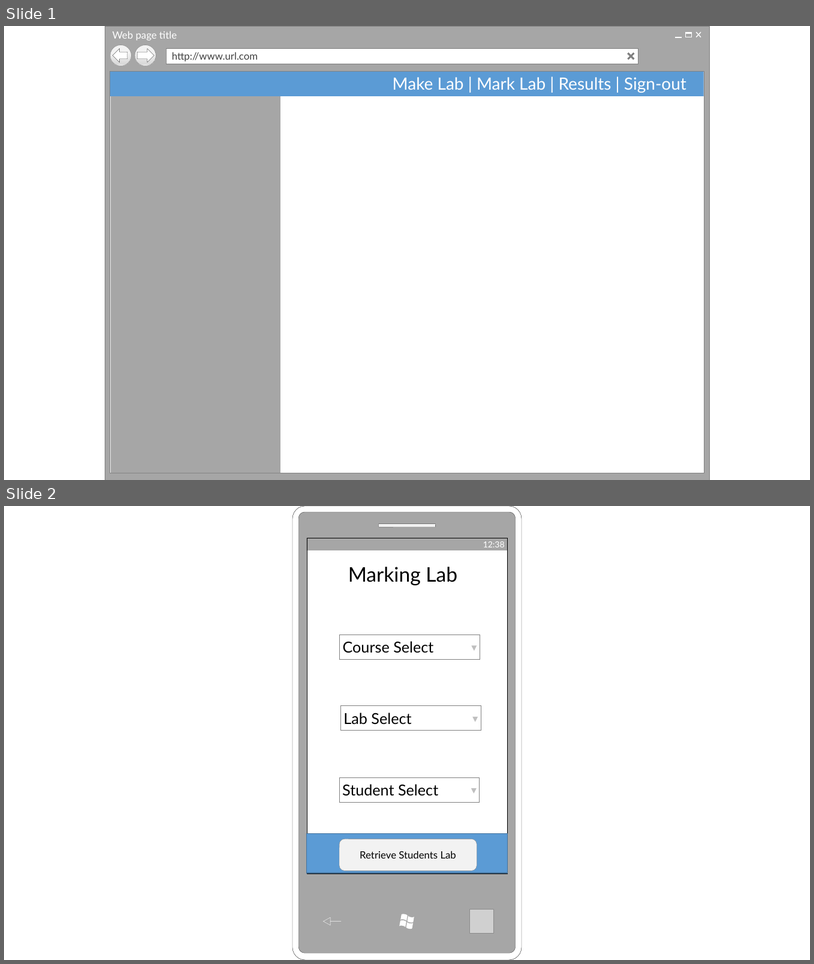
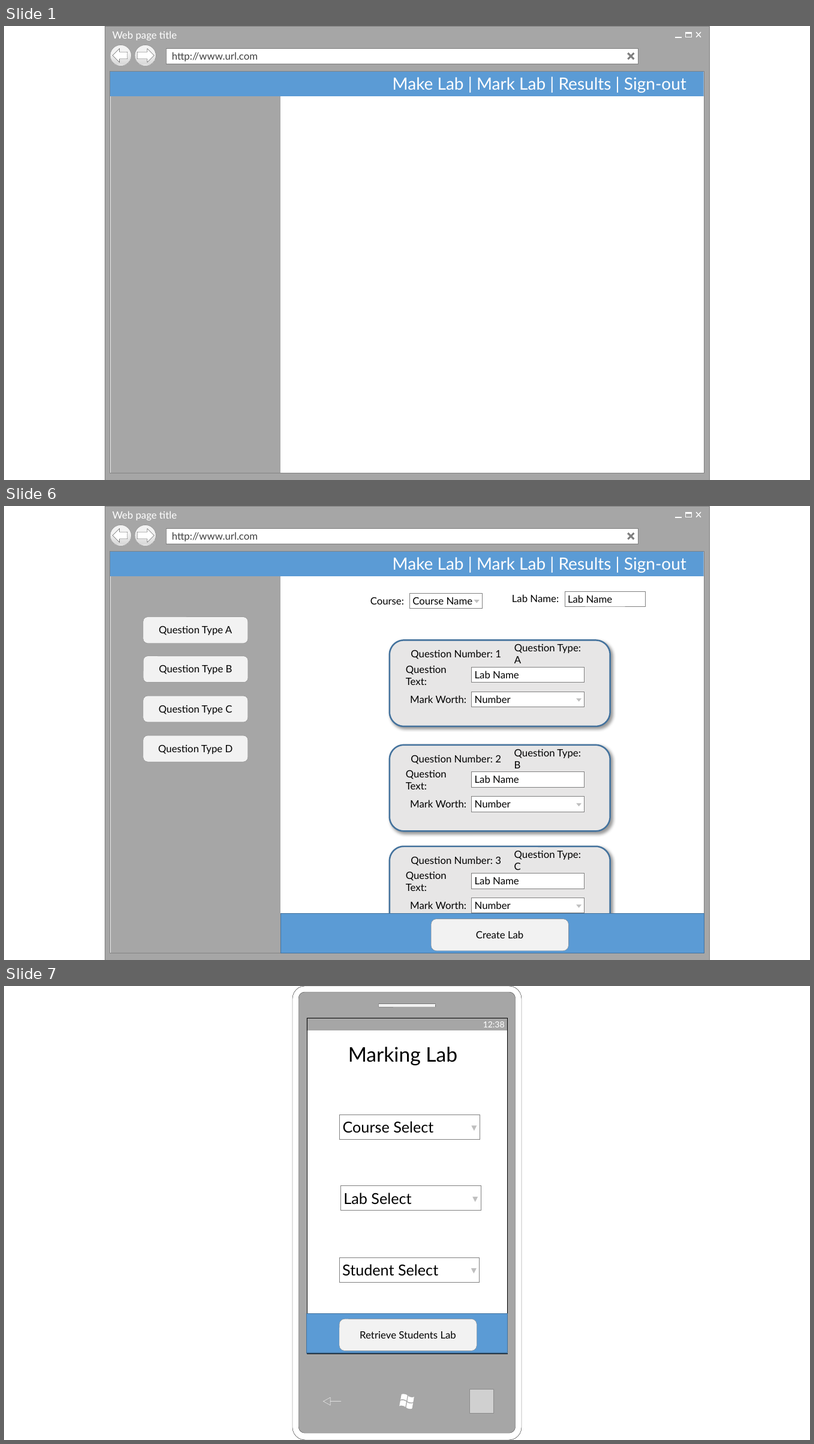
Before and after one commit to lewis785/Dissertation, a slide deck: Document/Final Submission/Designs.pptx. Shown one above the other, each under a label of ours: slides 1 and 2 before the commit, slides 1, 6 and 7 after it; the slides between them are not shown. The pictures are 814x964 and 814x1444 pixels, drawn with LibreOffice and Linux fonts; fonts in the diff are those of the drawing; grey boxes stand for pictures; background and template pictures are left out. Boxes give left, top, right and bottom in pixels: in the first picture for what was removed or moved away, otherwise in the second. Text is boxed around its words. In the diff, an @@ line names an element or a change of style, - is before the commit and + after.

```diff
--- a/Document/Final Submission/Designs.pptx
+++ b/Document/Final Submission/Designs.pptx
@@ slide 6 added at <box>4,506,810,960</box>, background #FFFFFF @@
@@ group added at <box>105,506,710,960</box>: 6 rectangles, 4 lines, 2 ellipses, 1 text, 1 left arrow, 1 right arrow @@
+Web page title
+http://www.url.com
@@ rectangle added at <box>110,552,705,576</box>, fill #5B9BD5, 20 pt, text #FFFFFF @@
+Make Lab | Mark Lab | Results | Sign-out
@@ rectangle added at <box>410,593,483,608</box>, fill #FFFFFF, outline #808080 0.25 pt, 12 pt, text #000000 @@
+Course Name
@@ text added at <box>512,594,559,602</box>, 12 pt, text #000000 @@
+Lab Name:
@@ rectangle added at <box>566,591,646,606</box>, fill #FFFFFF, outline #808080 0.25 pt, 12 pt, text #000000 @@
+Lab Name
@@ text added at <box>371,597,404,604</box>, 12 pt, text #000000 @@
+Course:
@@ triangle added at <box>474,600,479,603</box>, fill #BFBFBF @@
@@ rounded rectangle added at <box>143,617,248,643</box>, fill #F2F2F2, outline #808080 0.25 pt, 12 pt, text #000000 @@
+Question Type A
@@ rounded rectangle added at <box>143,656,248,682</box>, fill #F2F2F2, outline #808080 0.25 pt, 12 pt, text #000000 @@
+Question Type B
@@ rounded rectangle added at <box>143,696,248,722</box>, fill #F2F2F2, outline #808080 0.25 pt, 12 pt, text #000000 @@
+Question Type C
@@ group added at <box>390,640,611,726</box>: 4 texts, 2 rectangles, 1 rounded rectangle, 1 triangle @@
+Lab Name
+Question Text:
+Question Number: 1
+Question Type: A
+Number
+Mark Worth:
@@ rounded rectangle added at <box>143,735,248,761</box>, fill #F2F2F2, outline #808080 0.25 pt, 12 pt, text #000000 @@
+Question Type D
@@ rounded rectangle added at <box>390,745,611,831</box>, fill #E7E6E6, outline #43739E 1.75 pt @@
@@ text added at <box>411,754,501,764</box>, 12 pt, text #000000 @@
+Question Number: 2
@@ text added at <box>515,748,581,768</box>, 12 pt, text #000000 @@
+Question Type: B
@@ text added at <box>406,769,447,789</box>, 12 pt, text #000000 @@
+Question Text:
@@ rectangle added at <box>471,772,585,787</box>, fill #FFFFFF, outline #808080 0.25 pt, 12 pt, text #000000 @@
+Lab Name
@@ group added at <box>110,576,281,952</box>: 11 rectangles @@
@@ text added at <box>410,799,467,807</box>, 12 pt, text #000000 @@
+Mark Worth:
@@ rectangle added at <box>471,796,585,811</box>, fill #FFFFFF, outline #808080 0.25 pt, 12 pt, text #000000 @@
+Number
@@ triangle added at <box>577,803,582,806</box>, fill #BFBFBF @@
@@ rounded rectangle added at <box>390,846,611,932</box>, fill #E7E6E6, outline #43739E 1.75 pt @@
@@ text added at <box>411,856,501,865</box>, 12 pt, text #000000 @@
+Question Number: 3
@@ text added at <box>515,850,581,870</box>, 12 pt, text #000000 @@
+Question Type: C
@@ text added at <box>406,871,447,891</box>, 12 pt, text #000000 @@
+Question Text:
@@ rectangle added at <box>471,873,585,888</box>, fill #FFFFFF, outline #808080 0.25 pt, 12 pt, text #000000 @@
+Lab Name
@@ text added at <box>410,901,467,909</box>, 12 pt, text #000000 @@
+Mark Worth:
@@ rectangle added at <box>471,897,585,913</box>, fill #FFFFFF, outline #808080 0.25 pt, 12 pt, text #000000 @@
+Number
@@ rectangle added at <box>281,913,705,952</box>, fill #5B9BD5, outline #43739E 1 pt @@
@@ rounded rectangle added at <box>432,919,569,951</box>, fill #F2F2F2, outline #808080 0.25 pt, 12 pt, text #000000 @@
+Create Lab
@@ triangle added at <box>577,904,582,907</box>, fill #BFBFBF @@
@@ what was slide 2 is now slide 7 @@
```
Also in this commit, not shown: 2 slides changed, 8 other slides added, 23 other files.
